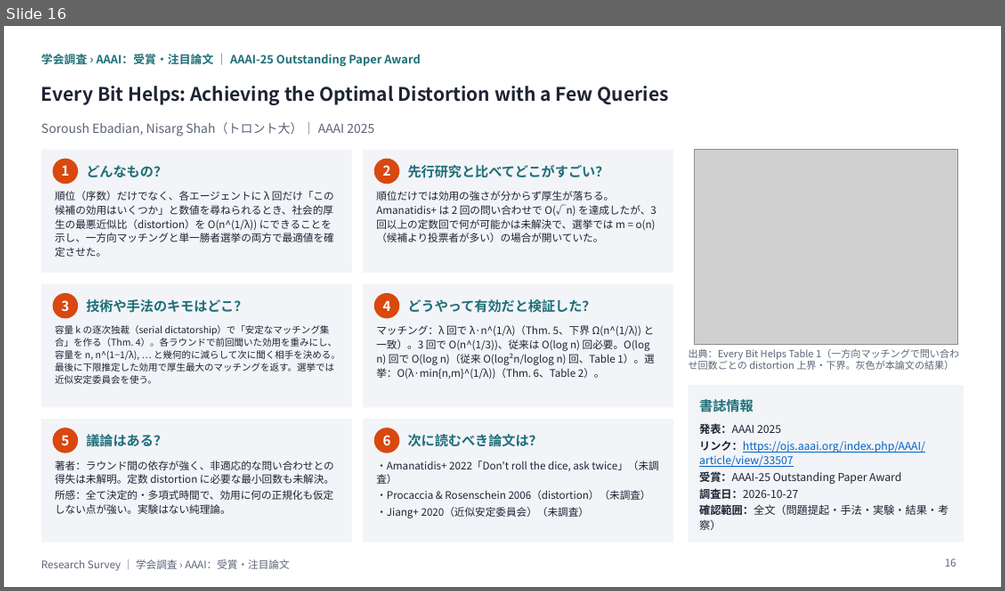
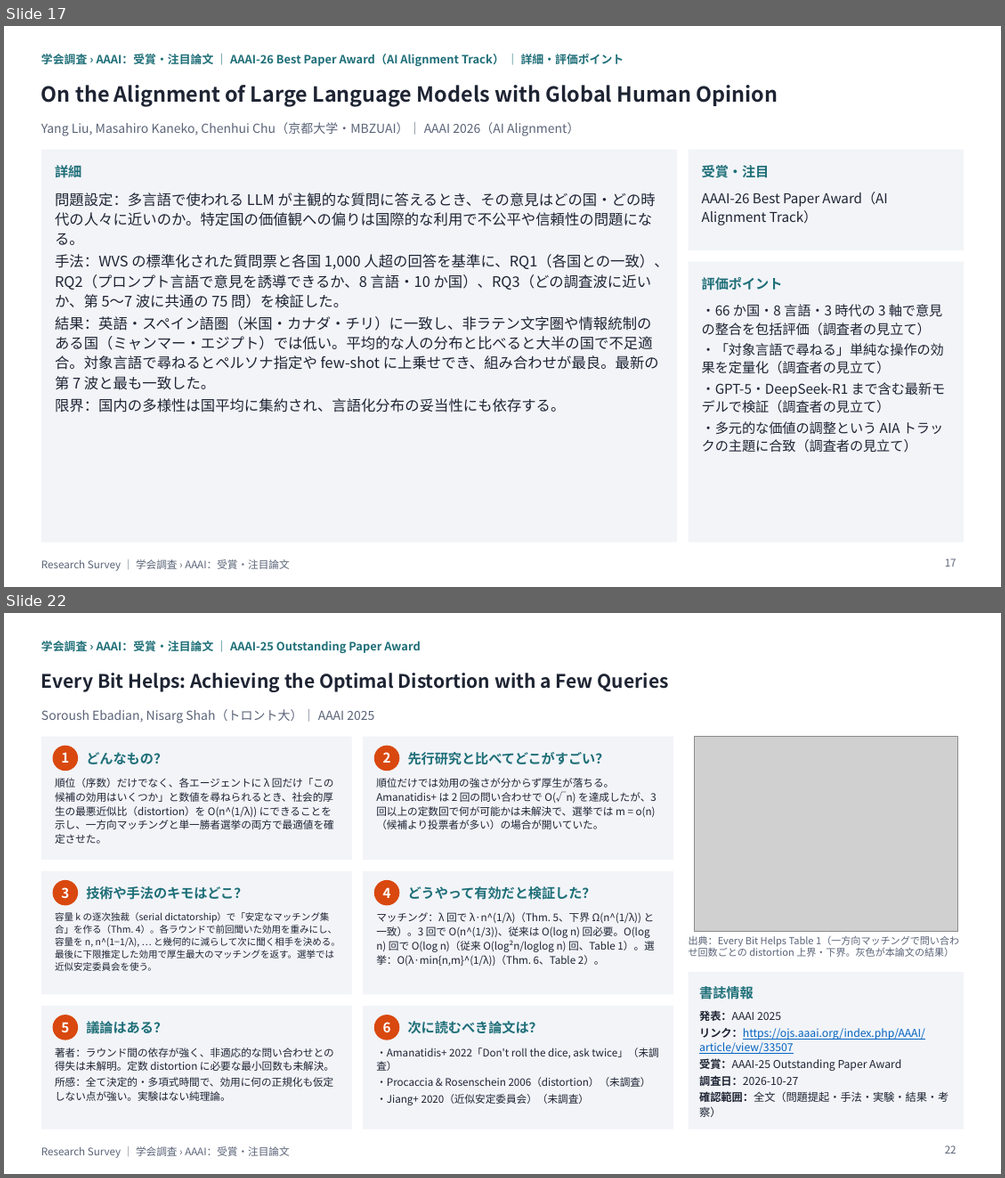
Before and after one commit to create-alt/researches, a slide deck: aaai/aaai.pptx. Shown one above the other, each under a label of ours: slide 16 before the commit, slides 17 and 22 after it; the slides between them are not shown. The pictures are 1005x591 and 1005x1178 pixels, drawn with LibreOffice and Linux fonts; fonts in the diff are those of the drawing; grey boxes stand for pictures. Boxes give left, top, right and bottom in pixels: in the first picture for what was removed or moved away, otherwise in the second. Text is boxed around its words. In the diff, an @@ line names an element or a change of style, - is before the commit and + after.

```diff
--- a/aaai/aaai.pptx
+++ b/aaai/aaai.pptx
@@ slide 17 added at <box>4,26,1001,587</box>, background #FFFFFF @@
@@ text added at <box>41,54,624,66</box>, 11 pt, text #1F6F78, bold @@
+学会調査 › AAAI：受賞・注目論文 ｜ AAAI-26 Best Paper Award（AI Alignment Track） ｜ 詳細・評価ポイント
@@ text added at <box>41,85,778,107</box>, 20 pt, text #1E2433, bold @@
+On the Alignment of Large Language Models with Global Human Opinion
@@ text added at <box>41,122,579,136</box>, 12 pt, text #5B6478 @@
+Yang Liu, Masahiro Kaneko, Chenhui Chu（京都大学・MBZUAI）｜ AAAI 2026（AI Alignment）
@@ rectangle added at <box>41,150,677,542</box>, fill #F2F4F8 @@
@@ rectangle added at <box>688,150,963,250</box>, fill #F2F4F8 @@
@@ text added at <box>55,162,81,180</box>, 13 pt, text #1F6F78, bold @@
+詳細
@@ text added at <box>702,165,769,178</box>, 13 pt, text #1F6F78, bold @@
+受賞・注目
@@ text added at <box>55,192,668,412</box>, 14 pt, text #1E2433 @@
+問題設定：多言語で使われる LLM が主観的な質問に答えるとき、その意見はどの国・どの時代の人々に近いのか。特定国の価値観への偏りは国際的な利用で不公平や信頼性の問題になる。
+手法：WVS の標準化された質問票と各国 1,000 人超の回答を基準に、RQ1（各国との一致）、RQ2（プロンプト言語で意見を誘導できるか、8 言語・10 か国）、RQ3（どの調査波に近いか、第 5〜7 波に共通の 75 問）を検証した。
+結果：英語・スペイン語圏（米国・カナダ・チリ）に一致し、非ラテン文字圏や情報統制のある国（ミャンマー・エジプト）では低い。平均的な人の分布と比べると大半の国で不足適合。対象言語で尋ねるとペルソナ指定や few-shot に上乗せでき、組み合わせが最良。最新の第 7 波と最も一致した。
+限界：国内の多様性は国平均に集約され、言語化分布の妥当性にも依存する。
@@ text added at <box>702,192,887,225</box>, 13 pt, text #1E2433 @@
+AAAI-26 Best Paper Award（AI Alignment Track）
@@ rectangle added at <box>688,262,963,542</box>, fill #F2F4F8 @@
@@ text added at <box>702,277,783,290</box>, 13 pt, text #1F6F78, bold @@
+評価ポイント
@@ text added at <box>702,304,946,452</box>, 13 pt, text #1E2433 @@
+・66 か国・8 言語・3 時代の 3 軸で意見の整合を包括評価（調査者の見立て）
+・「対象言語で尋ねる」単純な操作の効果を定量化（調査者の見立て）
+・GPT-5・DeepSeek-R1 まで含む最新モデルで検証（調査者の見立て）
+・多元的な価値の調整という AIA トラックの主題に合致（調査者の見立て）
@@ text added at <box>41,559,289,571</box>, 10 pt, text #5B6478 @@
+Research Survey ｜ 学会調査 › AAAI：受賞・注目論文
@@ page number added at <box>945,558,956,566</box>, 10 pt, text #5B6478 @@
+17
@@ what was slide 16 is now slide 22 @@
@@ page number at <box>945,1145,956,1153</box>: text changed @@
-16
+22
```
Also in this commit, not shown: 5 slides changed, 7 other slides added, 9 other files.
